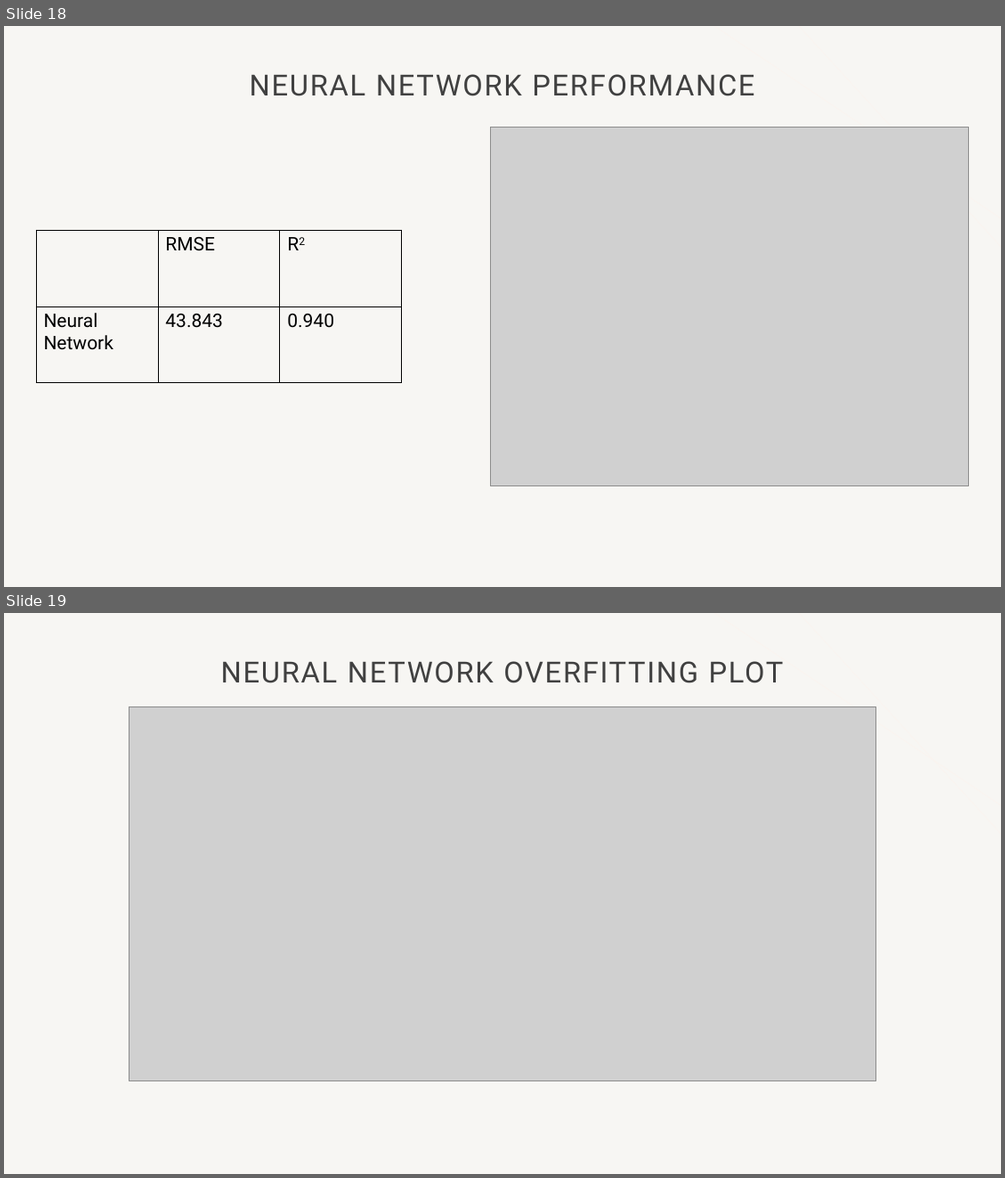
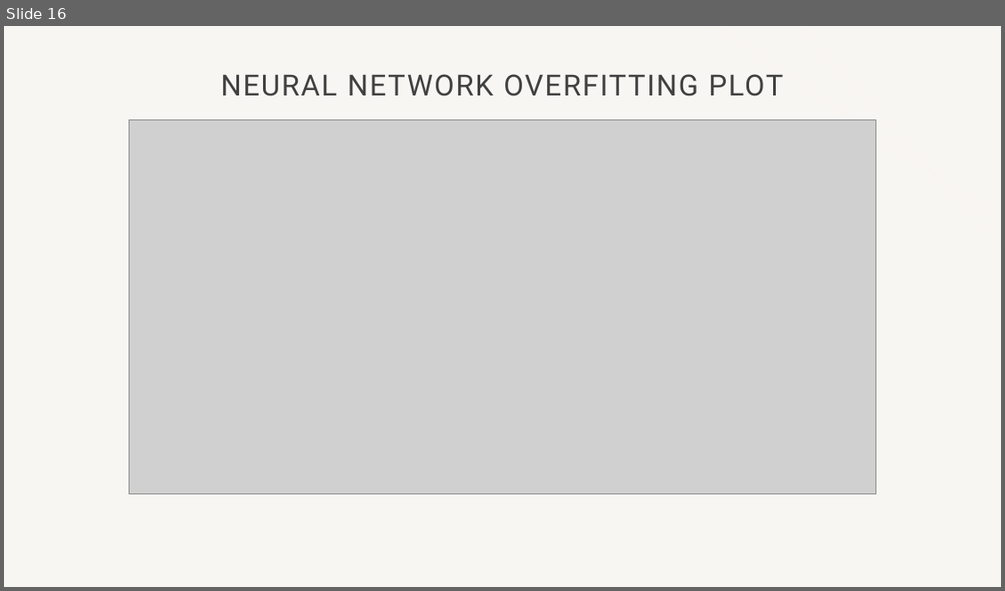
Before and after one commit to Vitalijs-Tickovs/Training_For_Accenture, a slide deck: Bike_Project/Mini project.pptx. Shown one above the other, each under a label of ours: slides 18 and 19 before the commit, slide 16 after it. The pictures are 1005x1178 and 1005x591 pixels, drawn with LibreOffice and Linux fonts; fonts in the diff are those of the drawing; grey boxes stand for pictures; background and template pictures are left out. Boxes give left, top, right and bottom in pixels: in the first picture for what was removed or moved away, otherwise in the second. Text is boxed around its words. In the diff, an @@ line names an element or a change of style, - is before the commit and + after.

```diff
--- a/Bike_Project/Mini project.pptx
+++ b/Bike_Project/Mini project.pptx
@@ slide 18 removed at [4,26,1001,587], background #F7F6F3; not listed: 2 template elements that a slide beside it also shows @@
@@ title removed at [250,74,754,96] @@
-NEURAL NETWORK PERFORMANCE
@@ picture removed at [490,127,969,486] @@
@@ table removed at [36,230,402,383], 2 rows, 3 columns @@
- | RMSE | R2
-Neural Network | 43.843 | 0.940
@@ what was slide 19 is now slide 16 @@
```
Also in this commit, not shown: 5 slides changed, 14 slides added, 9 other slides removed, 1 other file.
